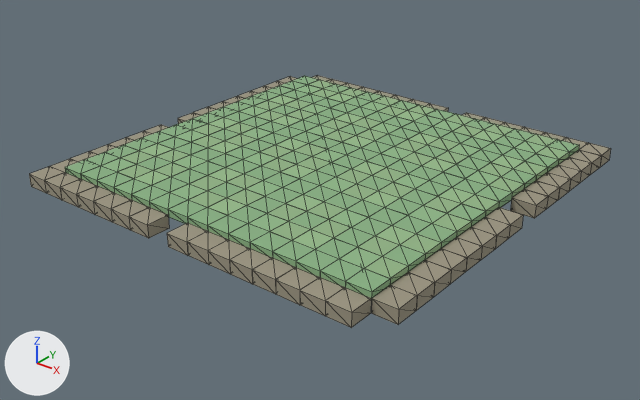
The OBJ model examples/earth-factory/scenes/assets/earth-ground.obj: old version first, new version second.
Camera for both pictures: a 50 mm camera at (20.6, -26.4, 14.3) aimed at (0.1, -0.7, -1.6). Every picture has the same lights, and +X, +Y and +Z are marked at lower left. The first picture is the older version. Mesh edges are drawn as thin lines. Where no turn or scale is listed for an object, it has been applied to the vertices. Vertices at exactly the same position are counted once.

Names of what the first picture shows: 'earth-cliff', 'grass-0', 'grass-1', 'grass-2', 'grass-3'.
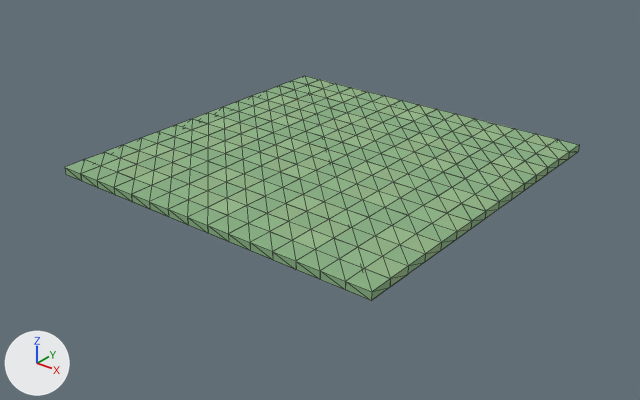
What differs and where, as boxes (x1, y1, x2, y2) in the pictures (640 x 400 px):
'earth-cliff', reshaped: before (29, 75, 611, 328); after (81, 83, 568, 282)
part 1 of me_earth_cliff, deleted: before (29, 75, 611, 328)

The change in detail:
me_earth_cliff is used by ob_earth_cliff; location (0.0, 0.0, 0.0).
me_earth_cliff had 468 vertices, 582 faces and spanned x -8.5..8.5, y -8.5..8.5, z -0.7..-0.1.
me_earth_cliff now has 4 vertices, 2 faces and spans x -7.5..7.5, y -7.5..7.5, z -0.2.
me_earth_cliff part 1: 58 loose pieces with 464 vertices, spanning x -8.5..8.5, y -8.5..8.5, z -0.7..-0.1, are deleted.
